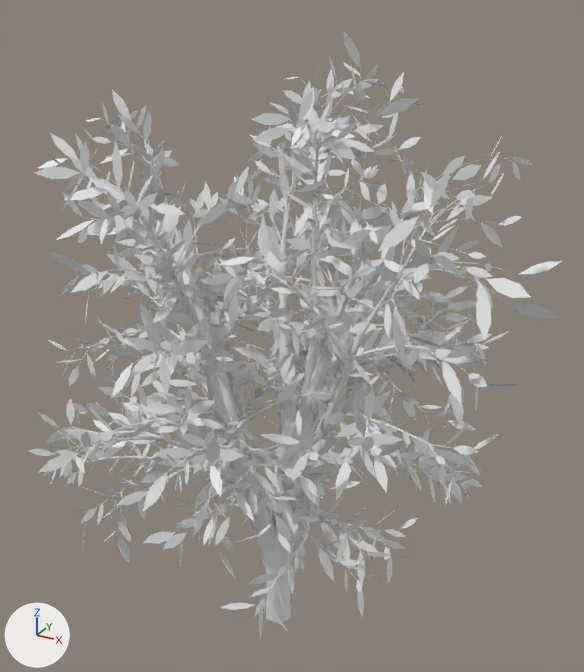
Two versions of the Blender file blender/tree_03.blend, one commit apart.
The view is the same before and after, from a 50 mm lens placed at (9.8, -16.94, 17.95), pointed at (0.23, 0.46, 9.25). Arrows for +X, +Y and +Z are at lower left; the lights stay in place.

Objects in the first picture: 'leaves', 'tree_03'.
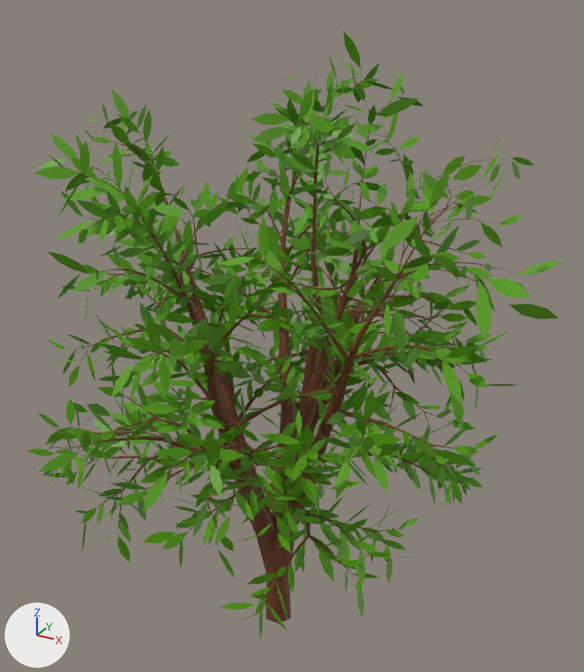
Commit message: Some basic materials for the trees

Where the change shows, as pixel boxes (x1, y1, x2, y2) in the pictures (584 x 672 px):
'leaves', recoloured (grey to green)
    both: (28, 31, 563, 640)

Edits to the bpy script that builds the scene:
```text
Add mat_mat_bark_brown:
    mat_mat_bark_brown = principled_material('mat_bark_brown')
    mat_mat_bark_brown.base_color = (0.173, 0.0493, 0.0149)  # brown #733f21
Add mat_mat_leaf_green:
    mat_mat_leaf_green = principled_material('mat_leaf_green')
    mat_mat_leaf_green.base_color = (0.0967, 0.351, 0.0)  # green #58a000
Change me_leaves:
    where me_leaves.from_pydata(...)  # 12180 vertices, 4060 faces; spans x -7.03..7.52, y -6.49..6.62, z 2.86..16.89
    add me_leaves.materials.append(mat_mat_leaf_green)  # green #58a000
Change cu_tree:
    add cu_tree.materials.append(mat_mat_bark_brown)  # brown #733f21
```
